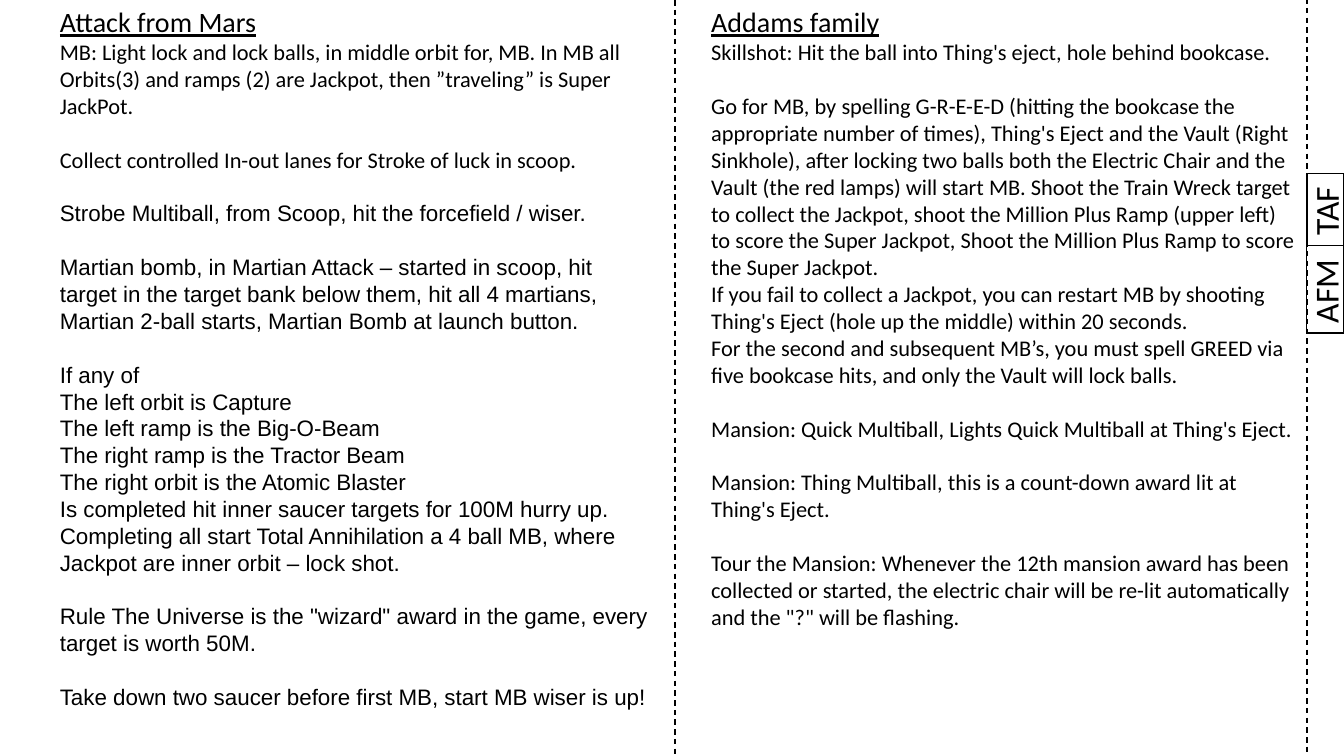
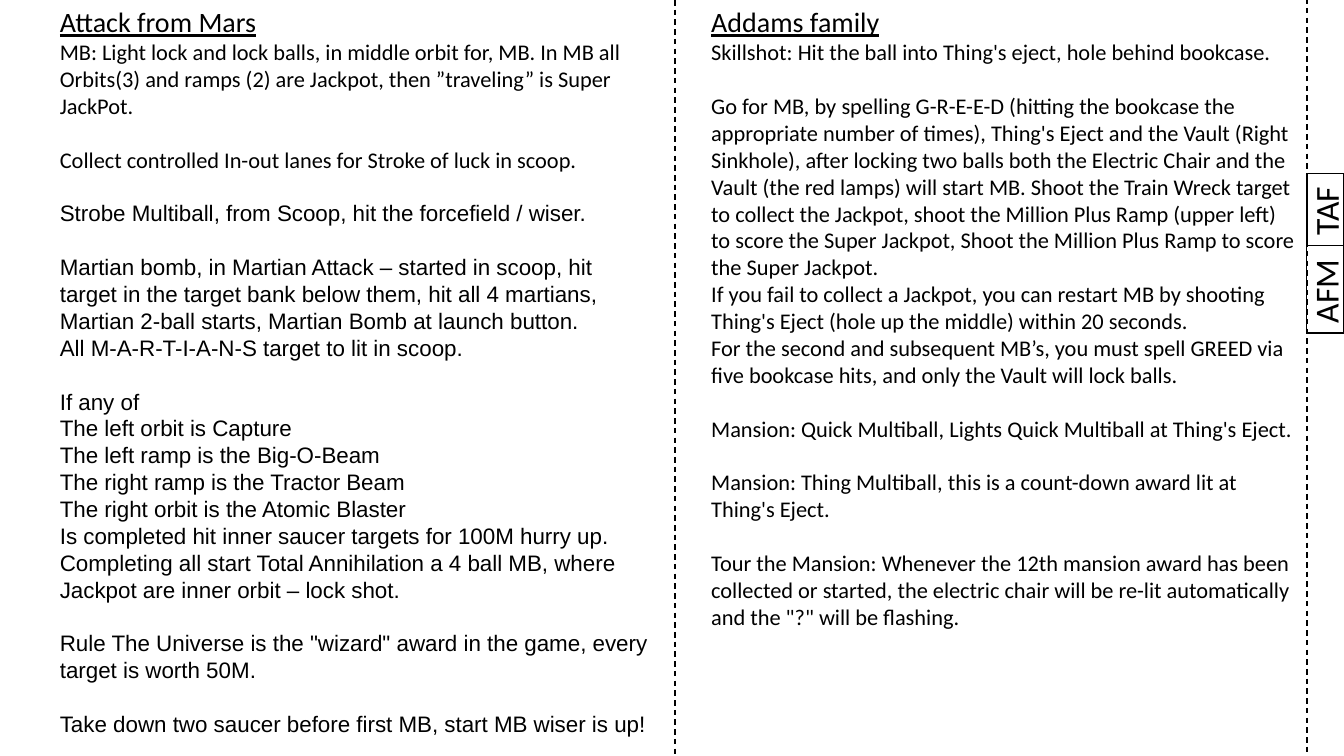
Before and after one commit to karstenbolge/PB, a slide deck: slide 15 of PB.pptx. Drawn at 1344x756 pixels with LibreOffice and Linux fonts; fonts in the diff are those of the drawing. Boxes give left, top, right and bottom in pixels: in the first picture for what was removed or moved away, otherwise in the second. Text is boxed around its words. In the diff, an @@ line names an element or a change of style, - is before the commit and + after.

Commit message:
added

```diff
--- a/PB.pptx
+++ b/PB.pptx
@@ text at (x1=60, y1=339, x2=463, y2=361): paragraph added @@
+All M-A-R-T-I-A-N-S target to lit in scoop.
```
